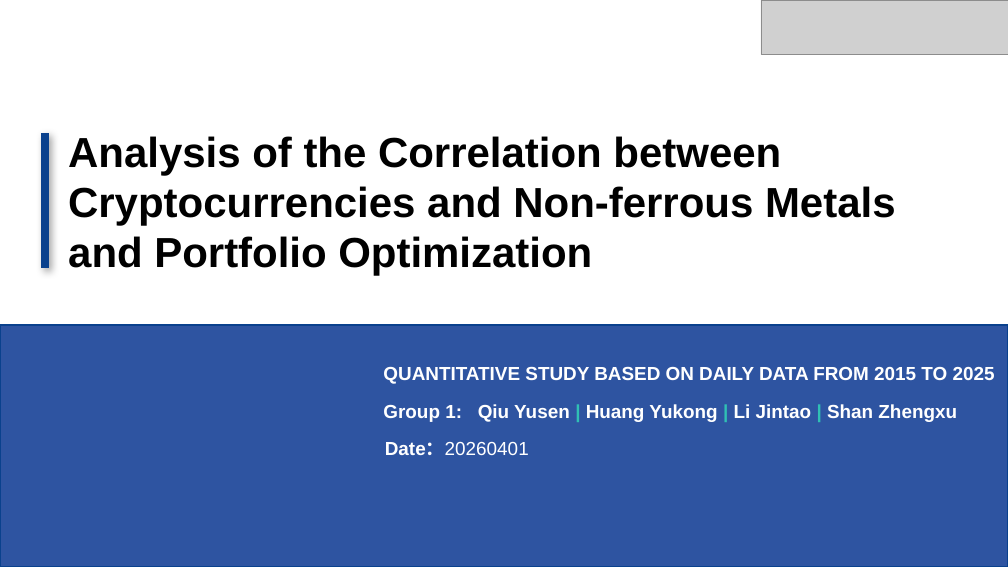
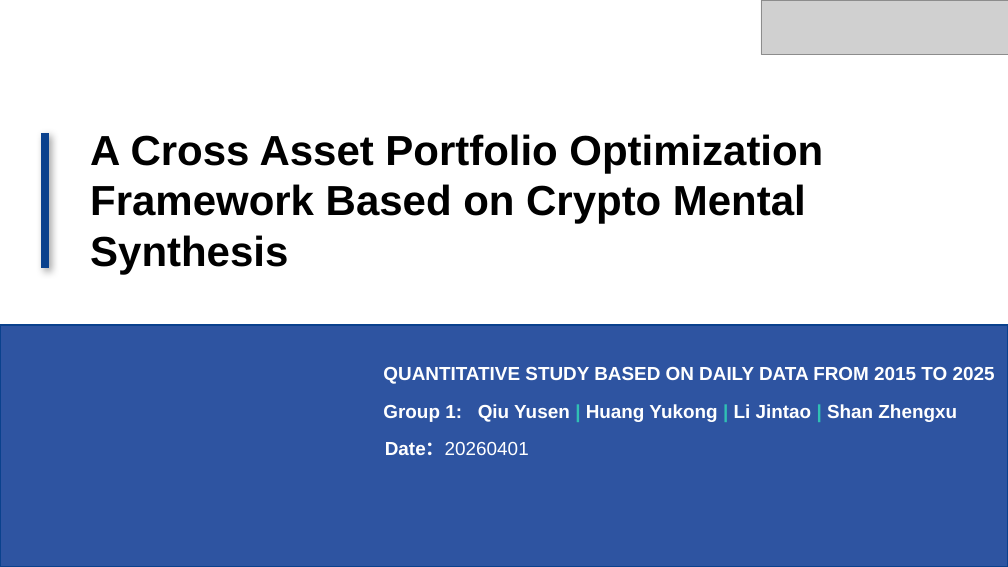
Before and after one commit to QuantLet/BCN-XMU-course2026, a slide deck: slide 1 of group01/A Cross Asset Portfolio Optimization Framework Based on Crypto Mental Synthesis.pptx. Drawn at 1008x567 pixels with LibreOffice and Linux fonts; fonts in the diff are those of the drawing; grey boxes stand for pictures. Boxes give left, top, right and bottom in pixels: in the first picture for what was removed or moved away, otherwise in the second. Text is boxed around its words. In the diff, an @@ line names an element or a change of style, - is before the commit and + after.

Commit message:
Add files via upload
group01: 第2次提交 Correct the errors in the previous document

```diff
--- a/group01/A Cross Asset Portfolio Optimization Framework Based on Crypto Mental Synthesis.pptx
+++ b/group01/A Cross Asset Portfolio Optimization Framework Based on Crypto Mental Synthesis.pptx
@@ text at bbox=[90, 134, 823, 274]: text changed @@
-Analysis of the Correlation between Cryptocurrencies and Non-ferrous Metals and Portfolio Optimization
+A Cross Asset Portfolio Optimization Framework Based on Crypto Mental Synthesis
```
